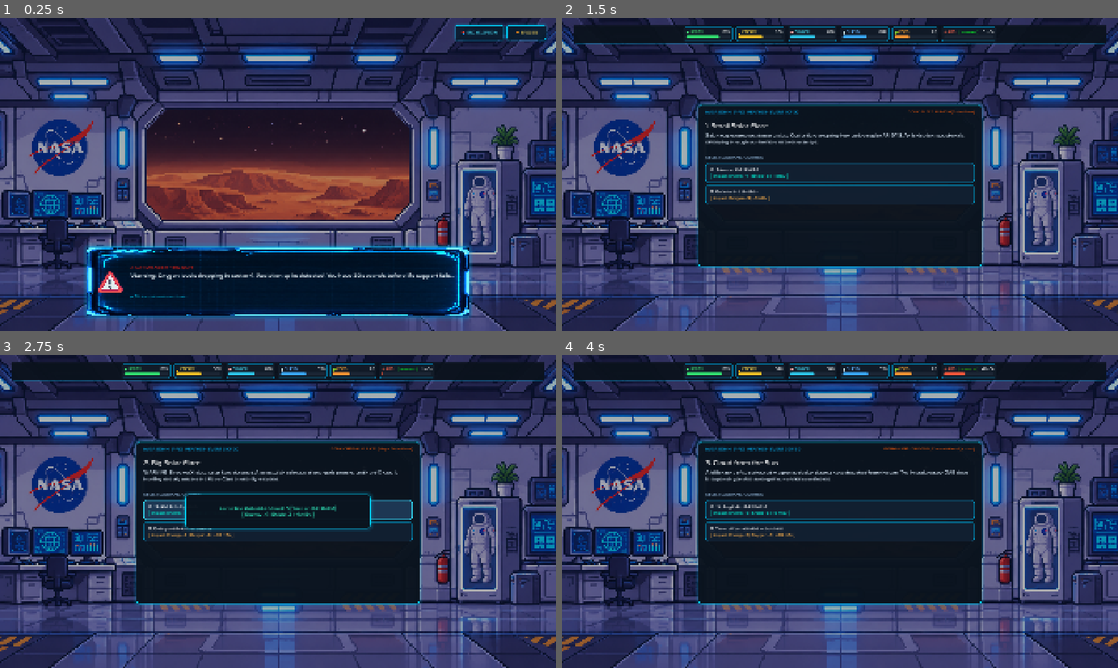
Above: before the commit, frames 1-4 (two rows, left to right).
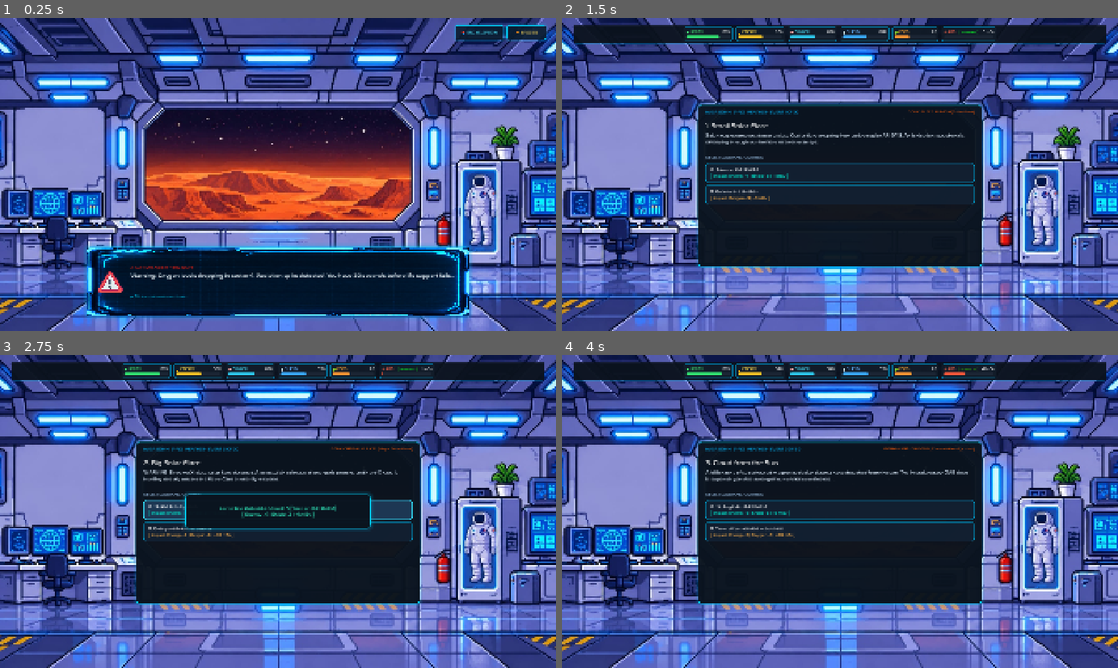
Above: after the commit, the same moments.

Repository: chaybentaleb/Astro_Care
Game: Godot game, scene res://scenes/main.tscn
Same seed, same stepped clock (60 frames per second), same inputs: the game is played once before the commit and once after it.
Inputs (mouse positions are in pixels of both pictures, inside the frame that each line leads up to):
- Up to frame 1 (0.25 s): no input
- Up to frame 2 (1.5 s): click "📚 ENCYCLOPEDIA" at 0.5 s; click "START MISSION ▶" at 1.25 s
- Up to frame 3 (2.75 s): click (278, 508) at 2 s
- Up to frame 4 (4 s): click (840, 530) at 2.75 s; click (840, 508) at 3.5 s

The runs differ from the first frame. In frame 1, 70% of the frame differs, in the area x 0-100%, y 0-100%; in frame 2, 61%; in frame 3, 61%; in frame 4, 61%.

Commit message:
Replace background with new clean image, update sprite scale to 1.875x for 1920x1080 viewport

Diff:
--- a/scenes/main.tscn
+++ b/scenes/main.tscn
@@ -11,7 +11,7 @@
 
 [node name="background" type="Sprite2D" parent="." unique_id=1153771530]
 position = Vector2(0, 0)
-scale = Vector2(1.15, 1.15)
+scale = Vector2(1.875, 1.875)
 texture = ExtResource("1_o5qli")
 
 [node name="warning red" type="CanvasLayer" parent="." unique_id=907222043]
Binary file changed: assets/images/Base_spatiale_pixel_art_sur_Mars.png
